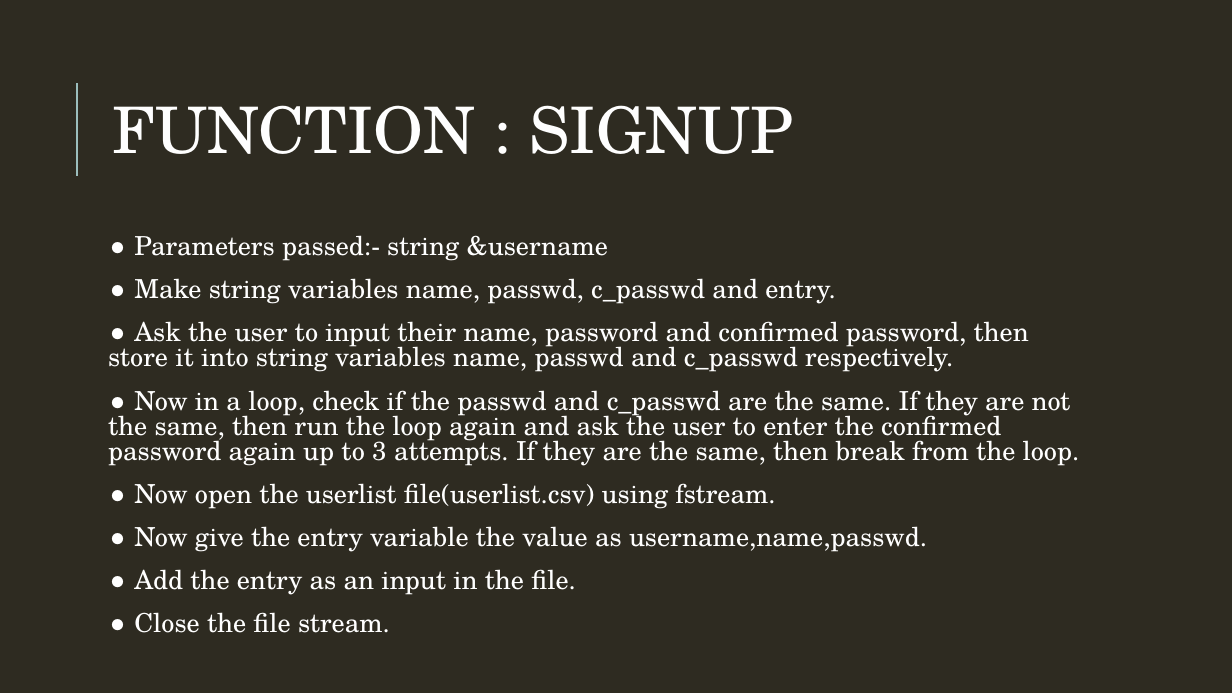
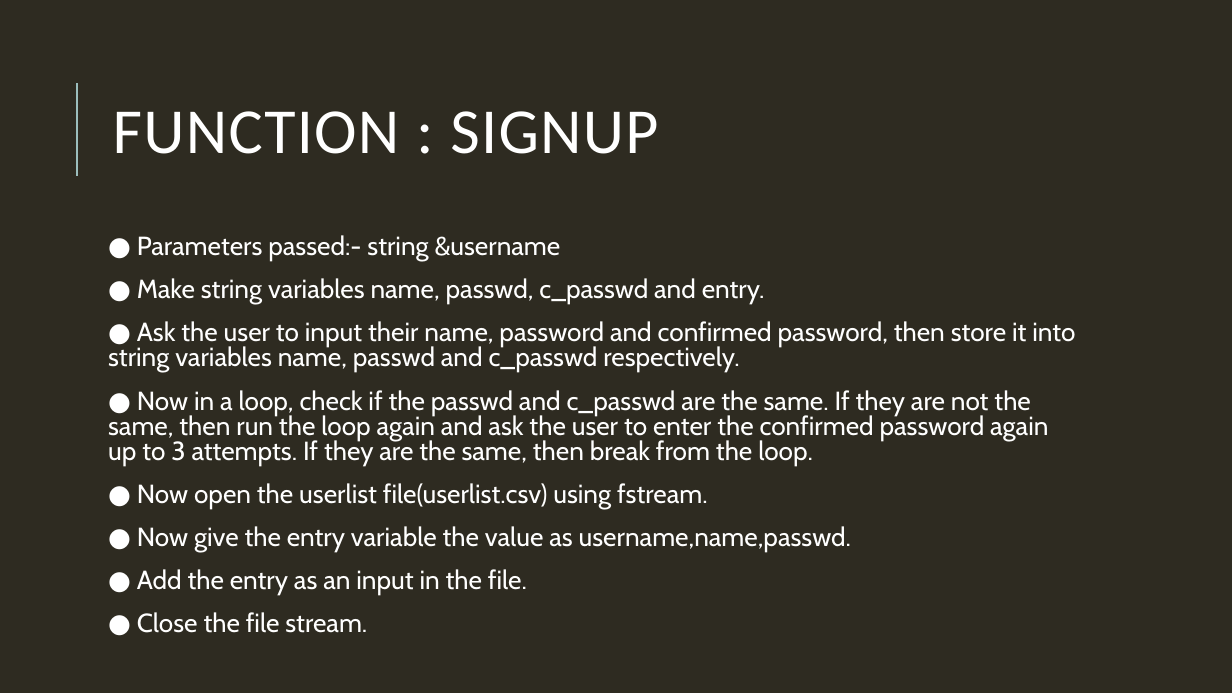
Before and after one commit to Yaksh1311/Capstone, a slide deck: slide 7 of Presentation.pptx. Drawn at 1232x693 pixels with LibreOffice and Linux fonts; fonts in the diff are those of the drawing. Boxes give left, top, right and bottom in pixels: in the first picture for what was removed or moved away, otherwise in the second. Text is boxed around its words. In the diff, an @@ line names an element or a change of style, - is before the commit and + after.

```diff
--- a/Presentation.pptx
+++ b/Presentation.pptx
@@ title "FUNCTION : SIGNUP" at (113, 111, 658, 154): font TeX Gyre Schola to Calibri, text colour #FEFEFE to #FFFFFF, letter spacing 0 to 1 pt @@
@@ text "● Parameters passed:- string &username" at (108, 235, 1075, 633): font TeX Gyre Schola to Cabin; more space between paragraphs @@
```
Also in this commit, not shown: 20 other slides changed, 4 other files.
